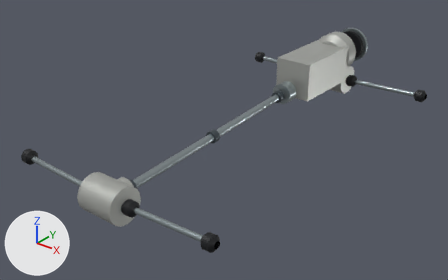
The glTF model cars/porsche-959/models/Porsche_959_Drivetrain.glb: old version first, new version second.
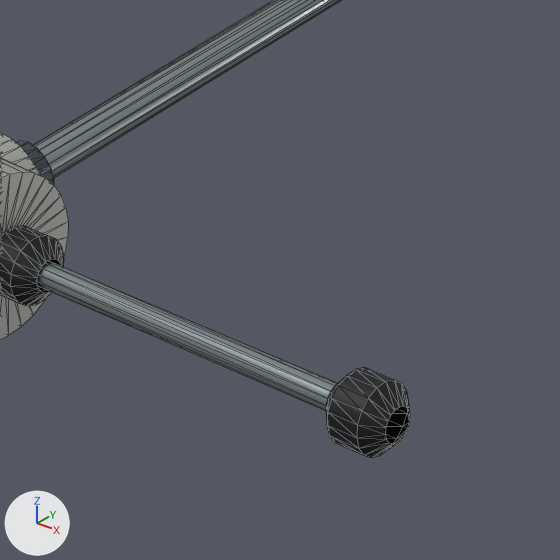
The first picture shows the older version from a 50 mm lens placed at (2.15, -2.98, 1.75), pointed at (-0.08, -0.19, 0.02). The close-ups show the older and then the newer version on the part from 28% to 57% of the width and 52% to 99% of the height of that picture. Only the edits that show in the close-ups are written down. The lights are fixed; the arrows at lower left show +X, +Y and +Z. The close-ups show mesh edges as thin lines. Where no turn or scale is listed for an object, it has been applied to the vertices. Vertices at exactly the same position are counted once.

The scene before the commit, as lines of its bpy script (objects in view):
```python
me_front_differential_case = bpy.data.meshes.new('Front differential case')
me_front_differential_case.from_pydata(...)  # 214 vertices, 360 faces; spans x -0.12..0.12, y -0.113..0.113, z -0.105..0.105
me_front_differential_case.materials.append(mat_cast_alloy)  # grey #b7b9b4
me_front_left_driveshaft = bpy.data.meshes.new('Front left driveshaft')
me_front_left_driveshaft.from_pydata(...)  # 168 vertices, 260 faces; spans x -0.297..0.297, y -0.042..0.042, z -0.053..0.053
# faces by material slot: [44, 216]
me_front_left_driveshaft.materials.append(mat_steel)  # grey #9ca7aa
me_front_left_driveshaft.materials.append(mat_black)  # black #111418
me_front_propshaft = bpy.data.meshes.new('Front propshaft')
me_front_propshaft.from_pydata(...)  # 124 vertices, 232 faces; spans x -0.038..0.038, y -0.729..0.729, z -0.079..0.079
# faces by material slot: [52, 180]
me_front_propshaft.materials.append(mat_steel)  # grey #9ca7aa
me_front_propshaft.materials.append(mat_gunmetal)  # greyish blue #4e575d
ob_前传动轴___front_propshaft = bpy.data.objects.new('前传动轴 | Front propshaft', me_front_propshaft)
ob_前传动轴___front_propshaft.location = (0.0, -0.391, 0.144)
ob_前左半轴___front_left_driveshaft = bpy.data.objects.new('前左半轴 | Front left driveshaft', me_front_left_driveshaft)
ob_前左半轴___front_left_driveshaft.location = (0.41, -1.218, 0.115)
ob_前差速器壳___front_differential_case = bpy.data.objects.new('前差速器壳 | Front differential case', me_front_differential_case)
ob_前差速器壳___front_differential_case.location = (0.0, -1.214, 0.102)
```
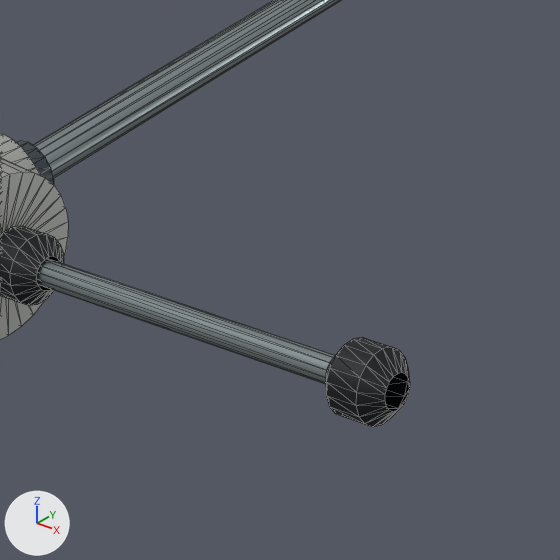
Edits to the bpy script that builds the scene:
```text
Change me_front_left_driveshaft:
    used by ob_前左半轴___front_left_driveshaft; location = (0.41, -1.218, 0.115)
    remove me_front_left_driveshaft.from_pydata(...)  # 168 vertices, 260 faces; spans x -0.297..0.297, y -0.042..0.042, z -0.053..0.053
    add me_front_left_driveshaft.from_pydata(...)  # 168 vertices, 260 faces; spans x -0.298..0.298, y -0.042..0.042, z -0.073..0.073
    me_front_left_driveshaft part 1: the whole mesh is multiplied about its middle by the matrix ((1.003, 0.0, -0.073), (0.0, 1.0, 0.0), (0.074, 0.0, 0.997))
Change ob_前左半轴___front_left_driveshaft:
    ob_前左半轴___front_left_driveshaft.location: (0.41, -1.218, 0.115) -> (0.41, -1.218, 0.134)
```

Pixel boxes (x1, y1, x2, y2) of what changed, in the close-ups (560 x 560 px):
'前左半轴 | Front left driveshaft', reshaped, moved
    before: (0, 225, 410, 458)
    after: (0, 226, 410, 427)
